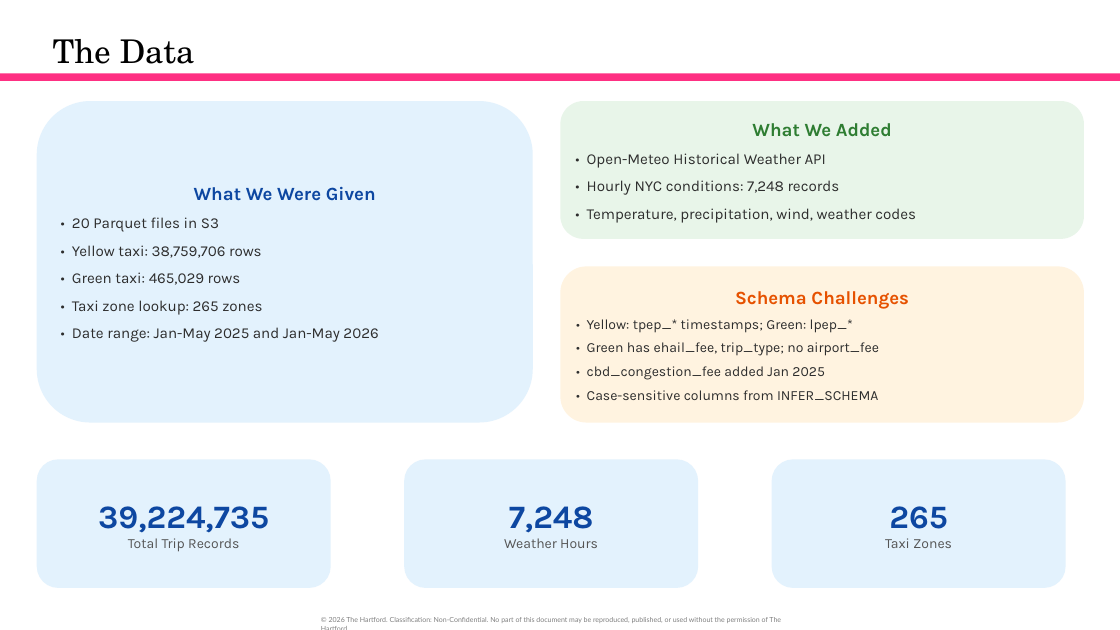
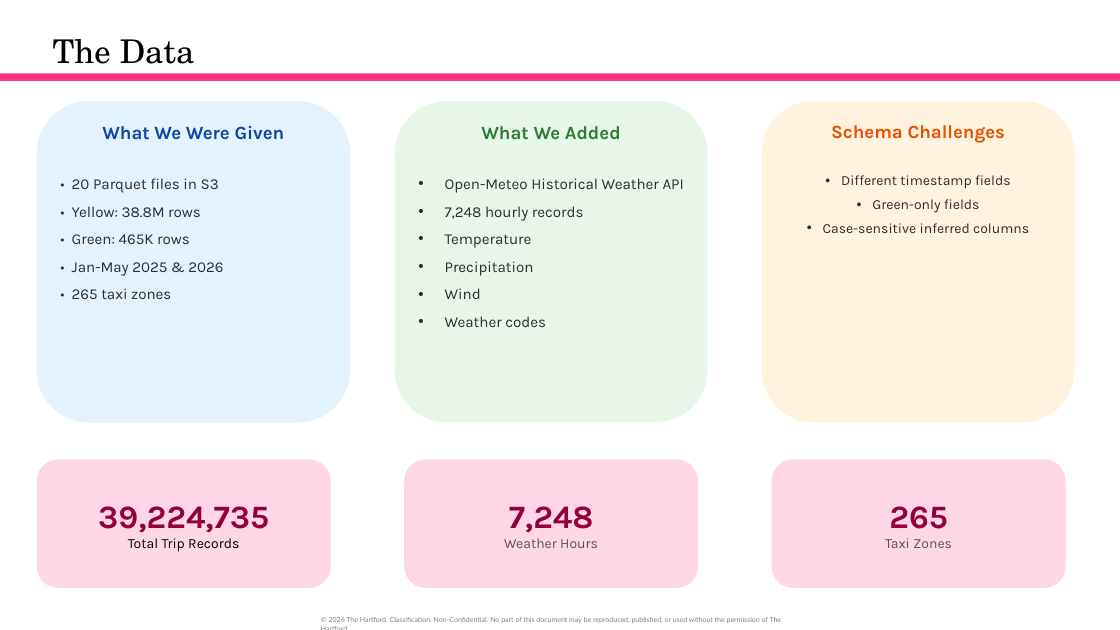
Before and after one commit to orlandojmarin/nyc-taxi-capstone, a slide deck: slide 7 of docs/Capstone_Presentation.pptx. Drawn at 1120x630 pixels with LibreOffice and Linux fonts; fonts in the diff are those of the drawing. Boxes give left, top, right and bottom in pixels: in the first picture for what was removed or moved away, otherwise in the second. Text is boxed around its words. In the diff, an @@ line names an element or a change of style, - is before the commit and + after.

```diff
--- a/docs/Capstone_Presentation.pptx
+++ b/docs/Capstone_Presentation.pptx
@@ rounded rectangle "What We Were Given": place and size @@
-rounded rectangle "What We Were Given" at <box>37,101,534,423</box>
+rounded rectangle "What We Were Given" at <box>37,101,350,423</box>
@@ rounded rectangle "What We Added": place and size @@
-rounded rectangle "What We Added" at <box>560,101,1084,239</box>
+rounded rectangle "What We Added" at <box>395,101,707,423</box>
@@ vertical alignment middle to top in 3 elements at <box>395,101,707,423</box>, <box>37,101,350,423</box>, <box>762,101,1075,423</box> @@
@@ rounded rectangle "Schema Challenges": place and size @@
-rounded rectangle "Schema Challenges" at <box>560,266,1084,423</box>
+rounded rectangle "Schema Challenges" at <box>762,101,1075,423</box>
@@ text in rounded rectangle at <box>445,178,684,327</box>: text changed @@
-• Open-Meteo Historical Weather API
-• Hourly NYC conditions: 7,248 records
-• Temperature, precipitation, wind, weather codes
+• Open-Meteo Historical Weather API
+• 7,248 hourly records
+• Temperature
+• Precipitation
+• Wind
+• Weather codes
@@ text in rounded rectangle at <box>823,175,1029,233</box>: text changed @@
-• Yellow: tpep_* timestamps; Green: lpep_*
-• Green has ehail_fee, trip_type; no airport_fee
-• cbd_congestion_fee added Jan 2025
-• Case-sensitive columns from INFER_SCHEMA
+• Different timestamp fields
+• Green-only fields
+• Case-sensitive inferred columns
@@ text in rounded rectangle at <box>72,206,223,299</box>: text changed @@
-• Yellow taxi: 38,759,706 rows
-• Green taxi: 465,029 rows
-• Taxi zone lookup: 265 zones
-• Date range: Jan-May 2025 and Jan-May 2026
+• Yellow: 38.8M rows
+• Green: 465K rows
+• Jan-May 2025 & 2026
+• 265 taxi zones
@@ rounded rectangle "39,224,735" at <box>37,460,331,588</box>: text colour #0D47A1 to #93013B in "39,224,735"; text colour #555555 to #000000 in "Total Trip Records"; fill #E3F2FD to #FFD6E6 @@
@@ rounded rectangle "7,248" at <box>404,460,698,588</box>: fill #E3F2FD to #FFD6E6 @@
@@ rounded rectangle "265" at <box>772,460,1066,588</box>: fill #E3F2FD to #FFD6E6 @@
@@ text in rounded rectangle at <box>509,506,594,533</box>: text colour #0D47A1 to #93013B in "7,248" @@
@@ text in rounded rectangle at <box>889,506,948,529</box>: text colour #0D47A1 to #93013B in "265" @@
```
Also in this commit, not shown: 8 other slides changed, 7 slides added, 2 slides removed, 3 other files.
